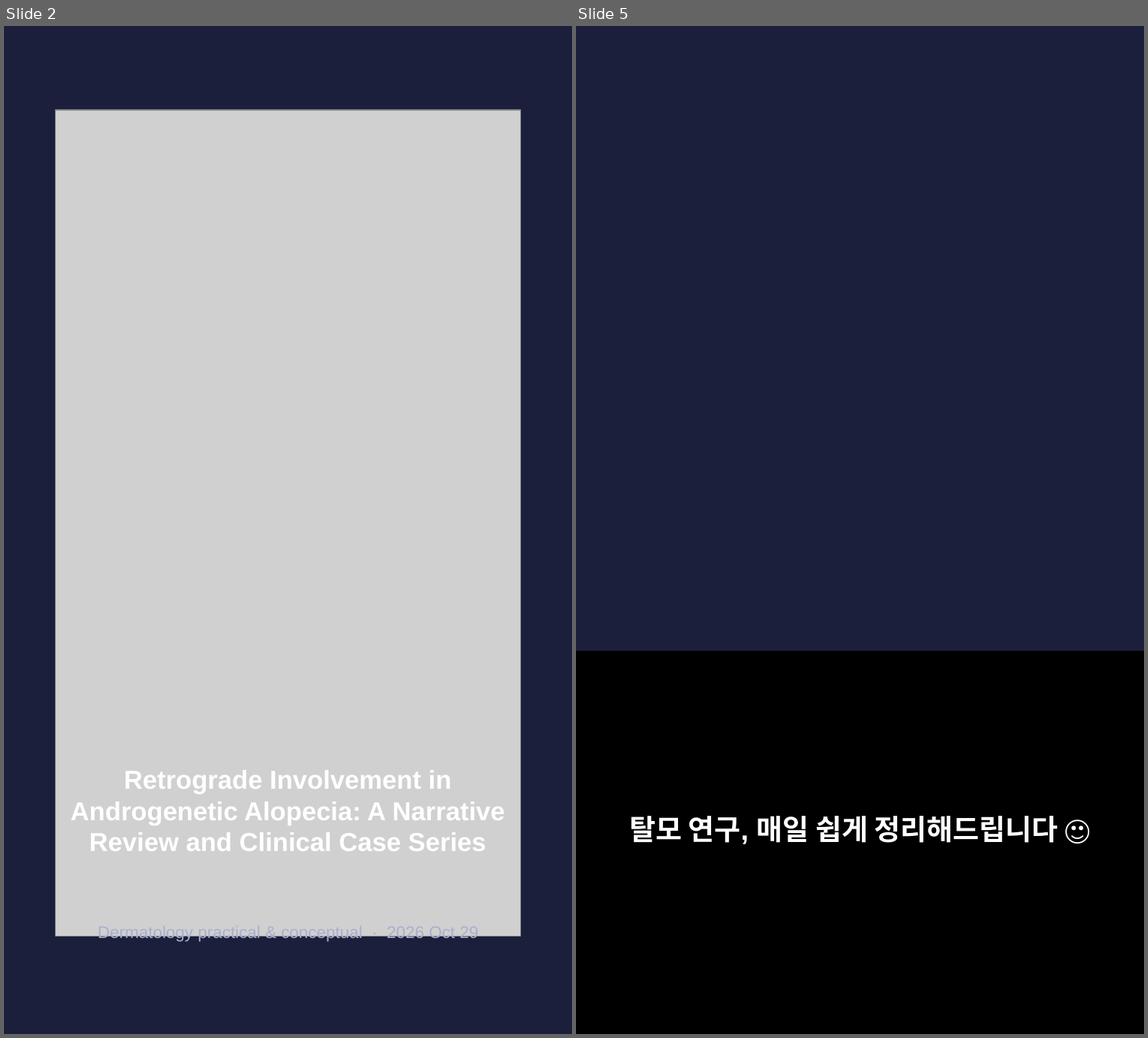
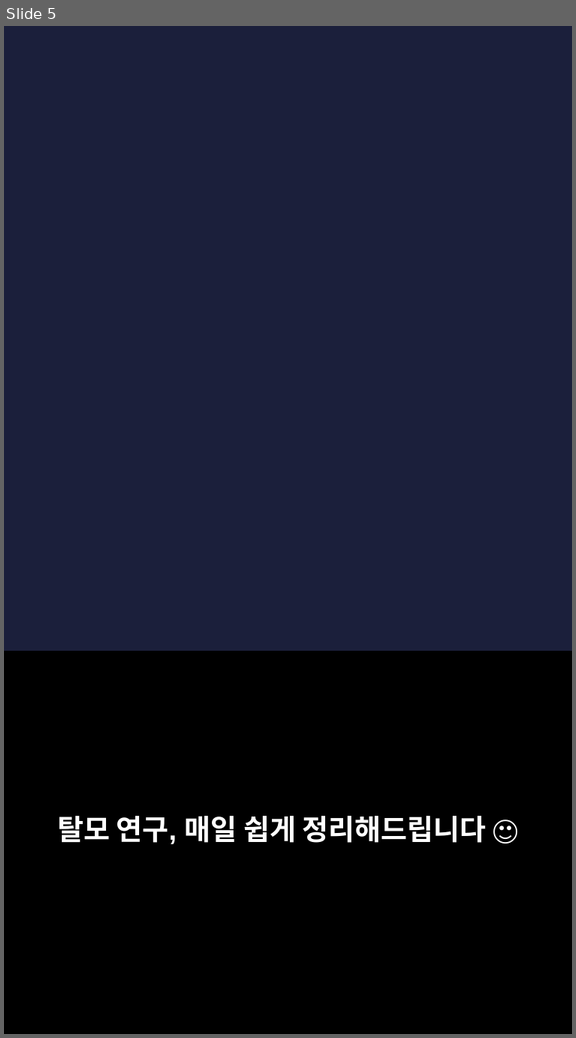
Before and after one commit to hyokang2010-BJ-ANTH/product-builder-test, a slide deck: pwa/data/latest/slides.pptx. Shown side by side, each under a label of ours: slides 2 and 5 before the commit, slide 5 after it; the slides between them are not shown. The pictures are 1148x1038 and 576x1038 pixels, drawn with LibreOffice and Linux fonts; fonts in the diff are those of the drawing; grey boxes stand for pictures; background and template pictures are left out. Boxes give left, top, right and bottom in pixels: in the first picture for what was removed or moved away, otherwise in the second. Text is boxed around its words. In the diff, an @@ line names an element or a change of style, - is before the commit and + after.

```diff
--- a/pwa/data/latest/slides.pptx
+++ b/pwa/data/latest/slides.pptx
@@ slide 2 removed at (4,26,572,1034), background #1B1F3B @@
@@ picture removed at (55,110,521,936) @@
@@ text removed at (71,770,505,851) @@
-Retrograde Involvement in Androgenetic Alopecia: A Narrative Review and Clinical Case Series
@@ text removed at (98,936,478,942) @@
-Dermatology practical & conceptual · 2026 Oct 29
```
Also in this commit, not shown: 2 slides changed, 5 slides added, 5 other slides removed, 26 other files.
